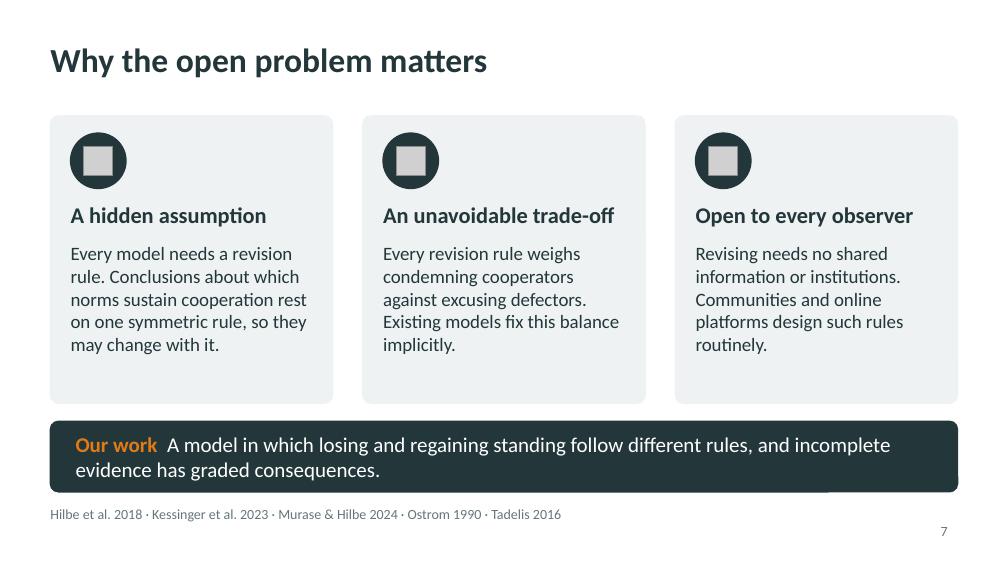
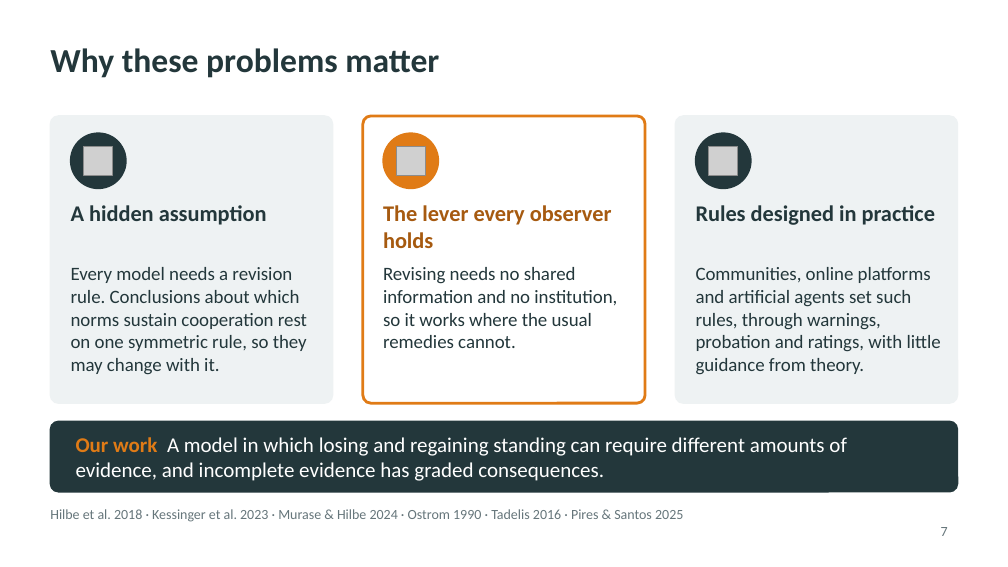
Before and after one commit to JoeWynn7/IR_paper, a slide deck: slide 7 of Slides/IR_motivation_section.pptx. Drawn at 1008x567 pixels with LibreOffice and Linux fonts; fonts in the diff are those of the drawing; grey boxes stand for pictures. Boxes give left, top, right and bottom in pixels: in the first picture for what was removed or moved away, otherwise in the second. Text is boxed around its words. In the diff, an @@ line names an element or a change of style, - is before the commit and + after.

```diff
--- a/Slides/IR_motivation_section.pptx
+++ b/Slides/IR_motivation_section.pptx
@@ title at (x1=50, y1=48, x2=439, y2=78): text changed @@
-Why the open problem matters
+Why these problems matter
@@ rounded rectangle at (x1=363, y1=116, x2=645, y2=403): fill #EEF2F3 to #FFFFFF; outline #EEF2F3 1 pt to #E07B16 2 pt @@
@@ ellipse at (x1=383, y1=133, x2=438, y2=188): fill #23373B to #E07B16; outline #23373B 1 pt to #E07B16 1 pt @@
@@ text at (x1=383, y1=205, x2=612, y2=248): text changed; text colour #23373B to #A65A10 @@
-An unavoidable trade-off
+The lever every observer holds
@@ text at (x1=696, y1=205, x2=935, y2=225): text changed @@
-Open to every observer
+Rules designed in practice
@@ text "Every model needs a revision ..." moved from (x1=71, y1=247, x2=307, y2=355) to (x1=71, y1=267, x2=307, y2=375) @@
@@ text at (x1=383, y1=267, x2=617, y2=348): text changed @@
-Every revision rule weighs condemning cooperators against excusing defectors. Existing models fix this balance implicitly.
+Revising needs no shared information and no institution, so it works where the usual remedies cannot.
@@ text at (x1=696, y1=267, x2=941, y2=375): text changed @@
-Revising needs no shared information or institutions. Communities and online platforms design such rules routinely.
+Communities, online platforms and artificial agents set such rules, through warnings, probation and ratings, with little guidance from theory.
@@ text at (x1=76, y1=437, x2=846, y2=481): text changed @@
-Our work A model in which losing and regaining standing follow different rules, and incomplete evidence has graded consequences.
+Our work A model in which losing and regaining standing can require different amounts of evidence, and incomplete evidence has graded consequences.
@@ text at (x1=50, y1=509, x2=683, y2=522): text changed @@
-Hilbe et al. 2018 · Kessinger et al. 2023 · Murase & Hilbe 2024 · Ostrom 1990 · Tadelis 2016
+Hilbe et al. 2018 · Kessinger et al. 2023 · Murase & Hilbe 2024 · Ostrom 1990 · Tadelis 2016 · Pires & Santos 2025
```
Also in this commit, not shown: 3 other slides changed, 2 slides added, 2 slides removed, 2 other files.
